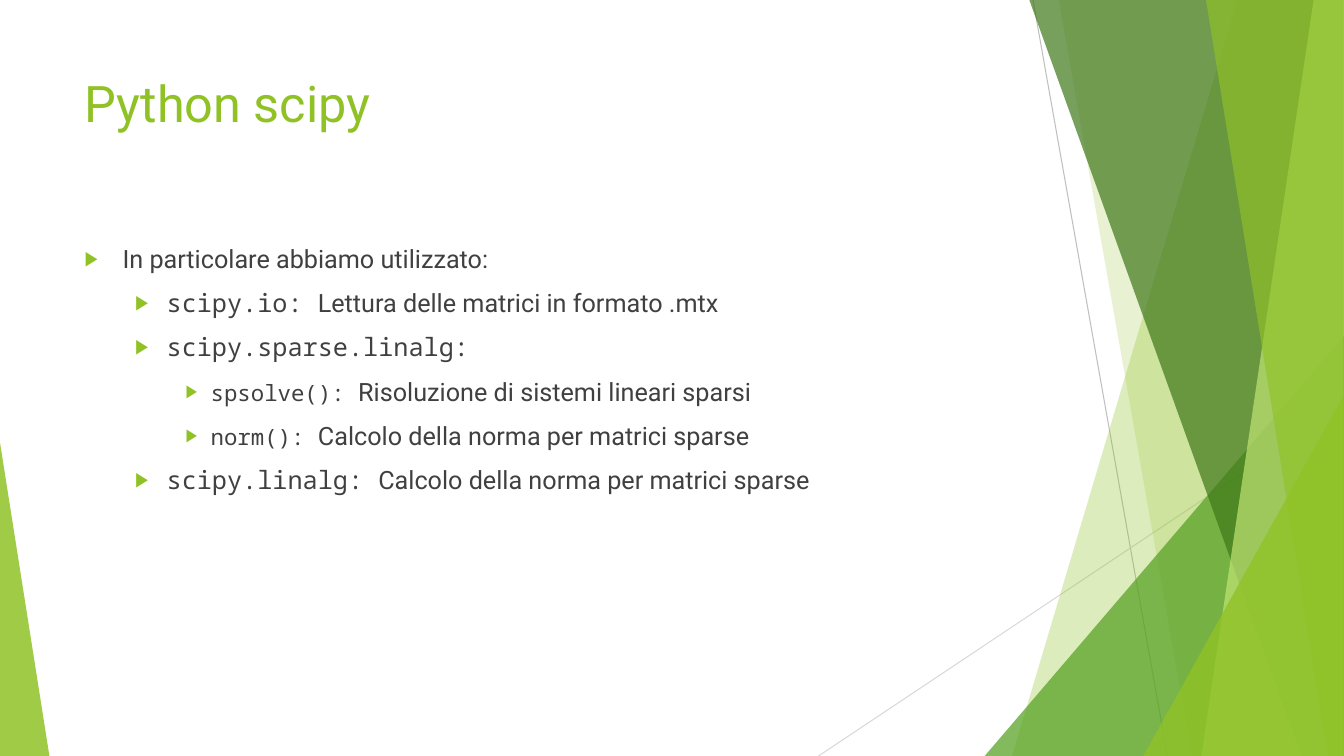
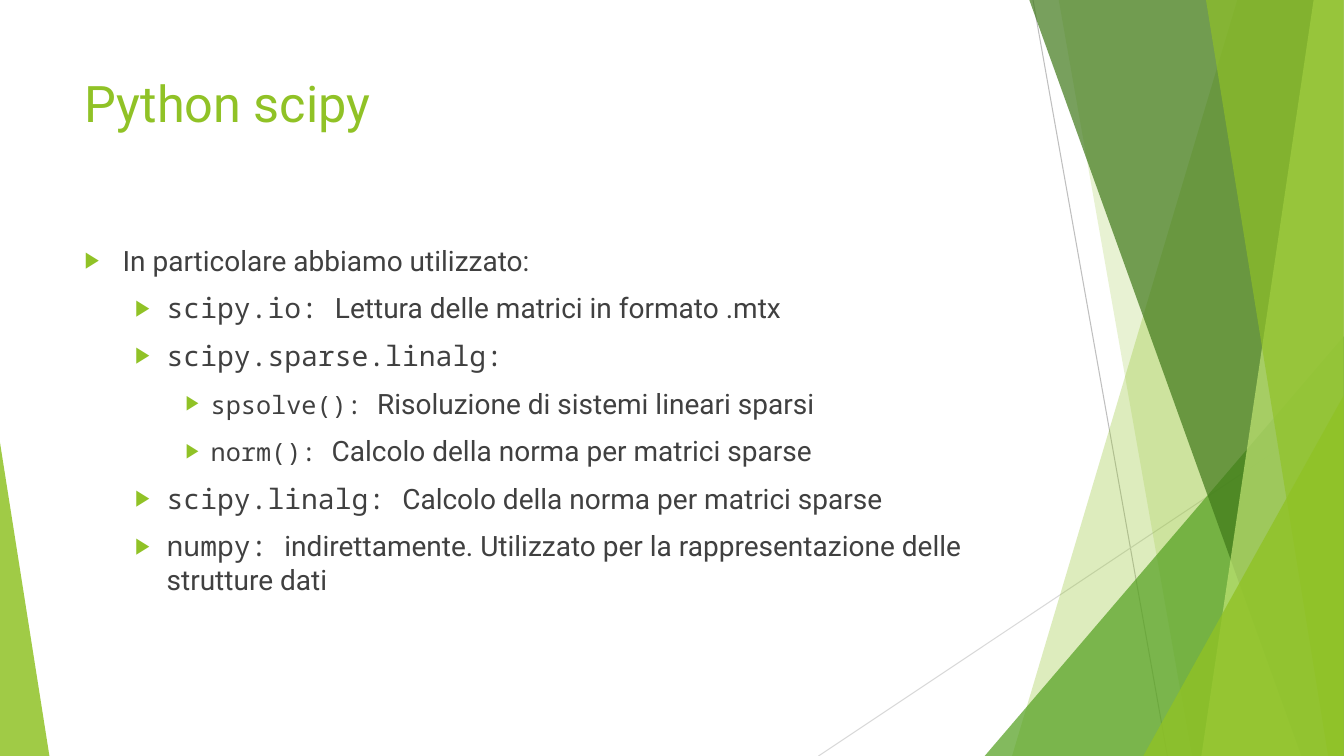
Before and after one commit to CostantiniMatteo/progetto-mcs, a slide deck: slide 6 of presentazione.pptx. Drawn at 1344x756 pixels with LibreOffice and Linux fonts; fonts in the diff are those of the drawing. Boxes give left, top, right and bottom in pixels: in the first picture for what was removed or moved away, otherwise in the second. Text is boxed around its words. In the diff, an @@ line names an element or a change of style, - is before the commit and + after.

```diff
--- a/presentazione.pptx
+++ b/presentazione.pptx
@@ text at [123,250,882,516]: size 18 to 20 pt in "In particolare abbiamo utilizzato:", "scipy.io: Lettura delle matrici in formato .mtx", "scipy.sparse.linalg:", "Risoluzione di sistemi lineari sparsi" and 2 more places; size 16 to 18 pt in "spsolve():", "norm():" @@
@@ text at [167,535,961,591]: paragraph added @@
+  ▶ numpy: indirettamente. Utilizzato per la rappresentazione delle strutture dati
```
Also in this commit, not shown: 7 other slides changed, 3 slides added, 1 slide removed.
